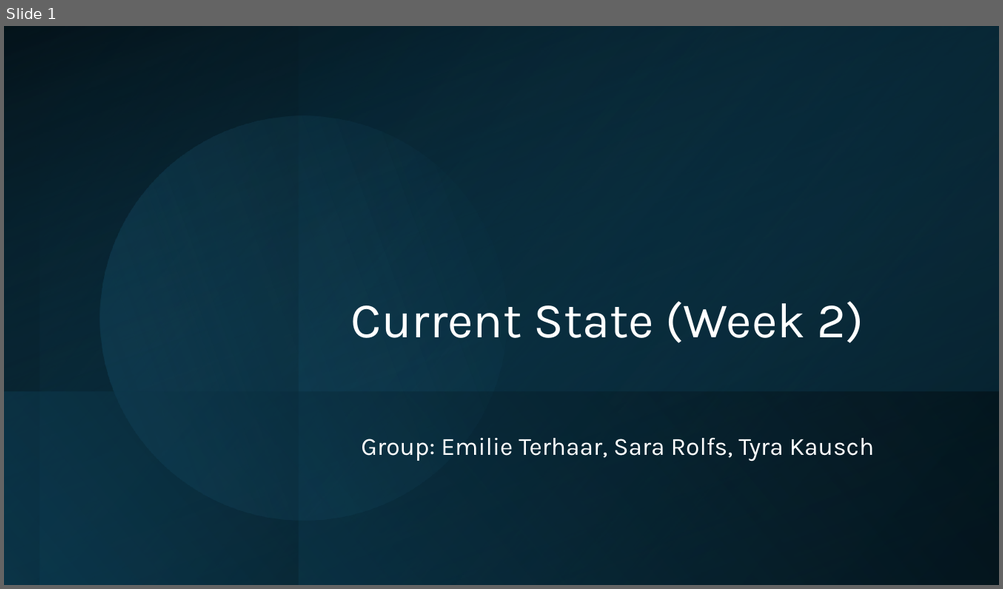
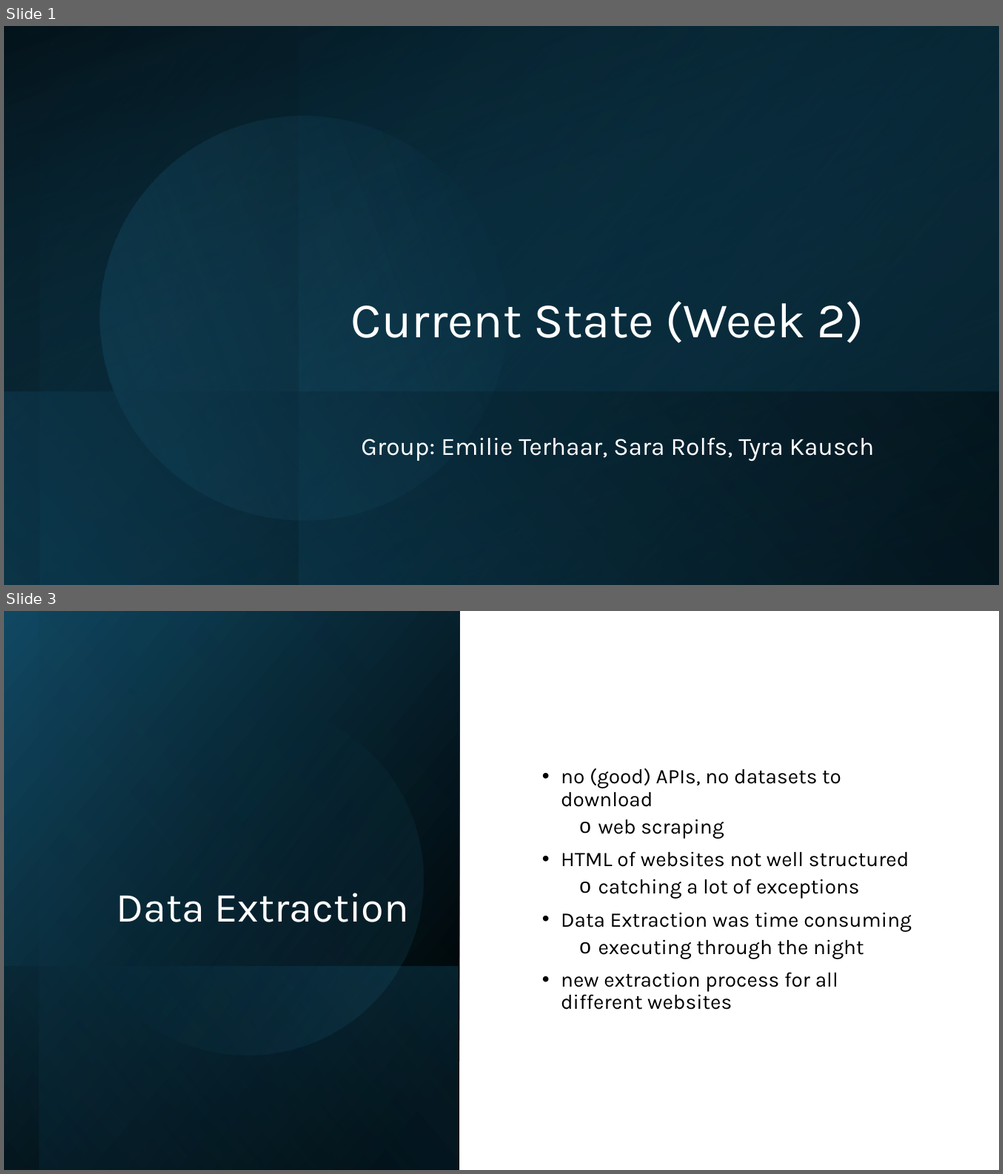
Before and after one commit to EmilieTr/darts_data_science_project, a slide deck: Presentations/DS_Project_Week-2.pptx. Shown one above the other, each under a label of ours: slide 1 before the commit, slides 1 and 3 after it; the slides between them are not shown. The pictures are 1003x589 and 1003x1174 pixels, drawn with LibreOffice and Linux fonts; fonts in the diff are those of the drawing. Boxes give left, top, right and bottom in pixels: in the first picture for what was removed or moved away, otherwise in the second. Text is boxed around its words. In the diff, an @@ line names an element or a change of style, - is before the commit and + after.

```diff
--- a/Presentations/DS_Project_Week-2.pptx
+++ b/Presentations/DS_Project_Week-2.pptx
@@ slide 3 added at bbox=[4, 611, 999, 1170], background #FFFFFF @@
@@ rectangle added at bbox=[4, 611, 459, 1170], fill gradient #000000 to #104862 @@
@@ rectangle added at bbox=[40, 611, 460, 1170], fill gradient #000000 to #156082 @@
@@ ellipse added at bbox=[40, 671, 455, 1087], fill gradient #156082 to #46B1E1 @@
@@ text added at bbox=[560, 769, 911, 1010], 20 pt, text #000000 @@
+• no (good) APIs, no datasets to download
+  o web scraping
+• HTML of websites not well structured
+  o catching a lot of exceptions
+• Data Extraction was time consuming
+  o executing through the night
+• new extraction process for all different websites
@@ title added at bbox=[116, 893, 409, 923], 40 pt, text #FFFFFF @@
+Data Extraction
@@ rectangle added at bbox=[4, 966, 458, 1170], fill gradient #156082 to #000000 @@
```
Also in this commit, not shown: 2 slides changed, 4 other slides added, 1 slide removed, 2 other files.
